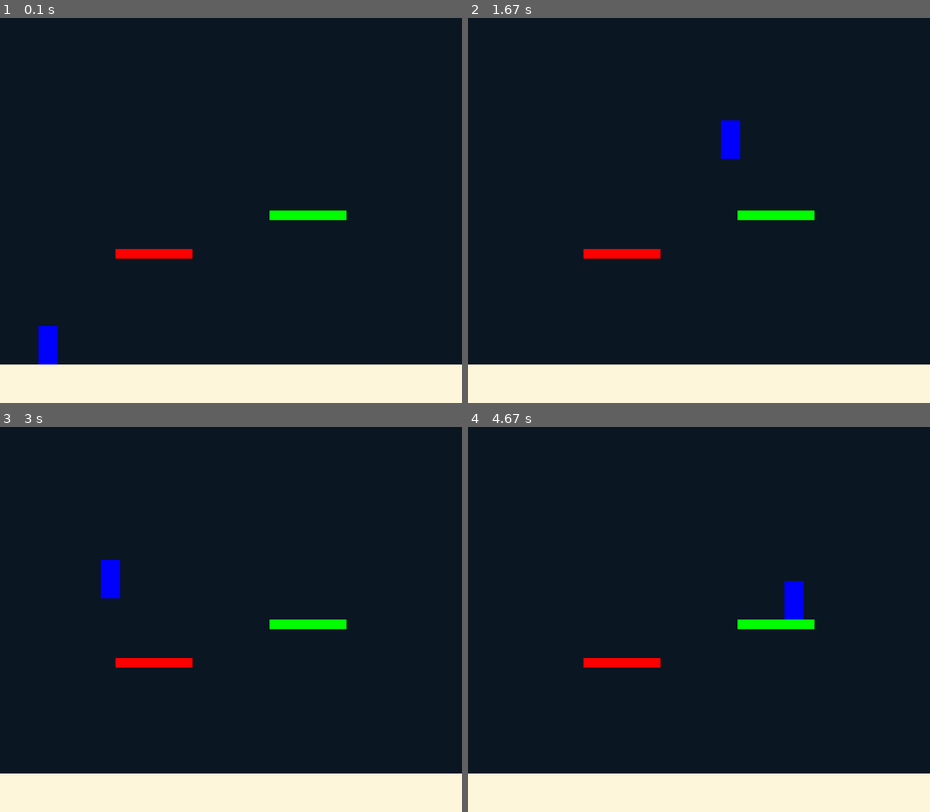
Above: before the commit, frames 1-4 (two rows, left to right).
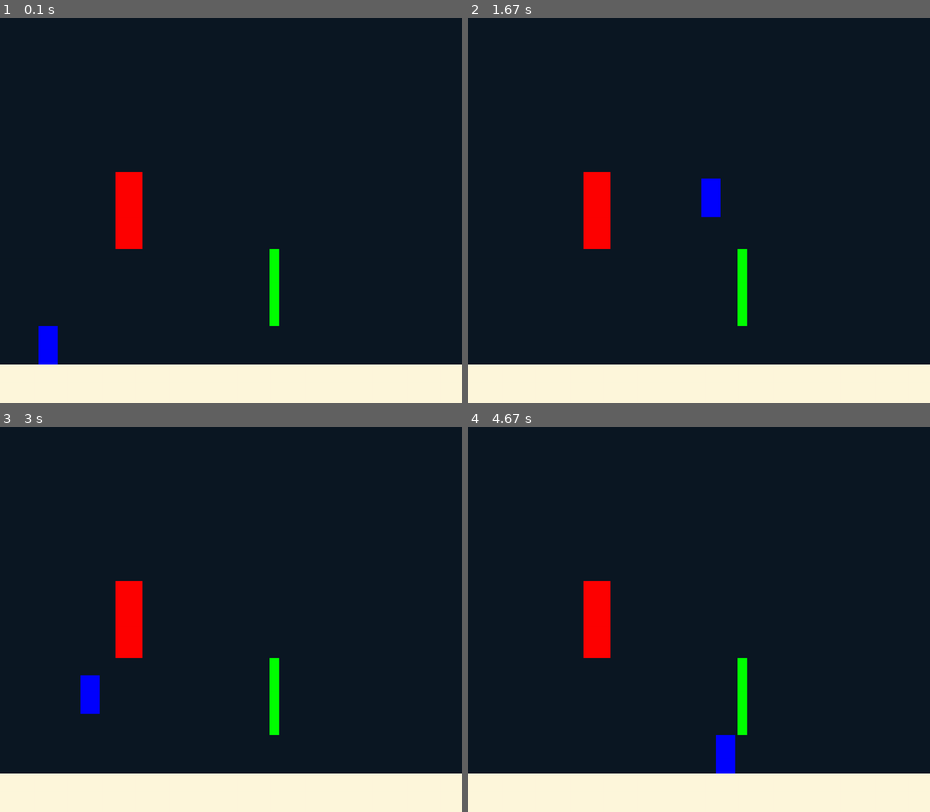
Above: after the commit, the same moments.

Repository: PANKRAV/Pygame-fun
Game: pygame game, started from scripts/main.py
The game is run twice, just before and just after one commit, with the same random seed, the same clock (stepped at 60 frames per second) and the same inputs.
Inputs:
- Up to frame 1 (0.1 s): no input
- Up to frame 2 (1.67 s): tap Space at 0.33, 0.73, 1.03, 1.23, 1.57 s; hold Right 0.67-1.13 s; hold Up 1.17-1.47 s; hold Right from 1.5 s (still down)
- Up to frame 3 (3 s): tap Space at 1.87, 2.07, 2.37, 2.63, 2.93 s; release Right at 1.97 s; hold Left 2-2.53 s; hold Left 2.57-2.97 s
- Up to frame 4 (4.67 s): tap D at 3 s; hold Right 3.73-4.37 s; tap Space at 3.8, 4.1, 4.47 s; hold Left from 4.4 s (still down)

The runs differ from the first frame. In frame 1, 2.4% of the frame differs, in the area x 25-75%, y 40-80%; in frame 2, 3.3%, in the area x 25-75%, y 26-80%; in frame 3, 3.3%; in frame 4, 3.3%.

Commit message:
the platform system works properly witout bugs now

Diff:
--- a/scripts/main.py
+++ b/scripts/main.py
@@ -18,9 +18,7 @@
 
 
 
-def q():
-    pg.quit()
-    sys.exit()
+
 
 
 
@@ -34,8 +32,8 @@
 
 
 player = sprites.Player(100, 1000 - v.ground_height - sprites.Player.height)
-platform1 = t.Platform(300, 600, 200, 25, v.RED, 0.6, True)
-platform2 = t.Platform(700, 500, 200, 25, v.GREEN, 0.6)
+platform1 = t.Platform(300, 400, 70, 200, v.RED, 0.6, True)
+platform2 = t.Platform(700, 600, 25, 200, v.GREEN, 0.6)
 #enemies
 
 
@@ -61,7 +59,7 @@
 
         for event in pg.event.get():
             if event.type == QUIT:
-                q()
+                util.q()
 
             if event.type == KEYDOWN:
 
--- a/scripts/sprites.py
+++ b/scripts/sprites.py
@@ -3,6 +3,7 @@
 import physics as physics
 import pygame as pg
 from pygame.locals import *
+import sys
 
 #user defined
 import variables as v
@@ -63,6 +64,8 @@
         self.width = 50
         self.height = 100
         #hitbox//
+        self.x0 = self.x
+        self.y0 = self.y
         self.rect = pg.Rect(self.x, self.y, self.width, self.height)
         self.pressed = {
             "jump" : False,
@@ -90,6 +93,7 @@
         self.s = 0
         self.state = "vulnerable"
         self.μ = 0.45
+        self.plat_relative = [False, "no"]
 
         Player.player_data.append({
             "width" : self.width,
@@ -106,6 +110,8 @@
 
 
     def update(self, screen):
+        self.x0 = self.x
+        self.y0 = self.y
 
 
         if not (v.friction or v.air_res):
@@ -174,10 +180,11 @@
         elif self.isground > 0:
             self.y = v.plat_data[self.isground - 1].y - self.height
             self.uy = 0
-            #platform staff here
+
 
 
 #-------------------------->
+        self.plat_check()
         self.rect = pg.Rect(self.x, self.y, self.width, self.height)
         self.draw(screen)
 
@@ -230,38 +237,42 @@
     def plat_check(self):
         for plat in v.plat_data:
             plat : terrain.Platform
-
-            if plat.iframes > 0 :
-                plat.iframes -= 1
-                if plat.iframes == 0:
-                    plat.solid = True
+            _col = utility.collision(self, plat)
+
 
 
 
             if self.uy >= 0 :
 
-                y = self.y - 20 >= plat.y - plat.height - self.height and self.y + self.height <= plat.y + 20
+                y = self.y + self.height >= plat.y -20  and self.y + self.height <= plat.y + 20
                 x = self.x + self.width >= plat.x and self.x <= plat.x + plat.width
 
                 if x and y :
                     self.isground = plat.num
                     return True
 
-                elif plat.solid :
-                    if utility.collision(self, plat) :
-                        self.ux = 0
-                        self.uy = 0
-                        plat.solid = False
-                        plat.iframes = v.fps / 8
-
-
-            elif plat.solid and self.uy < 0 :
-                _collision = utility.collision(self, plat)
-                if _collision:
-                    self.ux = 0
+                elif plat.solid and _col :
+                    if self.y < plat.y + plat.height:
+                        if self.ux > 0:
+                            self.x = self.x0 - 1
+                        elif self.ux < 0 :
+                            self.x = self.x0 + 1
+
+
+
+            elif plat.solid and _col :
+                if self.y < plat.y + plat.height - 2:
+                    if self.ux > 0:
+                        self.x = self.x0 - 1
+                    elif self.ux < 0 :
+                        self.x = self.x0 + 1
+
+                if self.uy < 0 :
                     self.uy = 0
-                    plat.solid = False
-                    plat.iframes = v.fps / 8 #frames
+                    self.y = self.y0 + 1
+
+
+
 
 
 
--- a/scripts/utility.py
+++ b/scripts/utility.py
@@ -4,11 +4,17 @@
 import pygame as pg
 from pygame.locals import *
 import math
+import sys
 
 #user defined
 if TYPE_CHECKING or True:
     import sprites
     import terrain as t
+
+def q():
+    pg.quit()
+    sys.exit()
+
 
 
 
@@ -49,7 +55,7 @@
 
 
     x = sprite1.x < sprite2.x + sprite2.width and sprite1.x + sprite1.width > sprite2.x
-    y = sprite1.y < sprite2.y + sprite2.height and sprite1.y + sprite1.height > sprite2.y
+    y = sprite1.y <= sprite2.y + sprite2.height and sprite1.y + sprite1.height >= sprite2.y
 
     if x and y:
 
